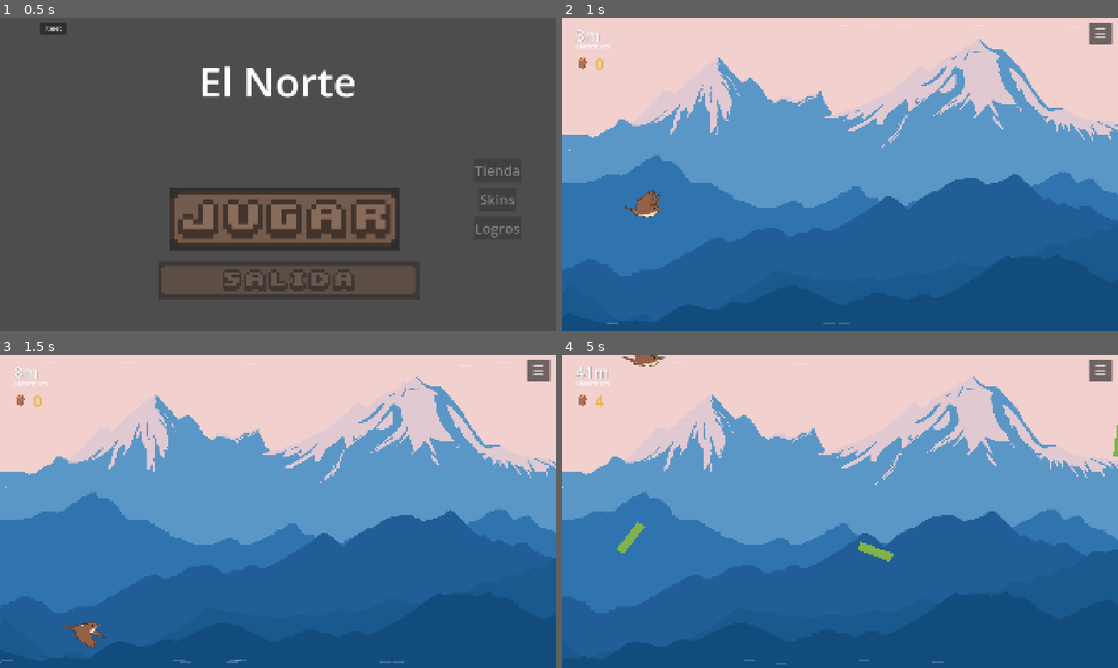
Above: before the commit, frames 1-4 (two rows, left to right).
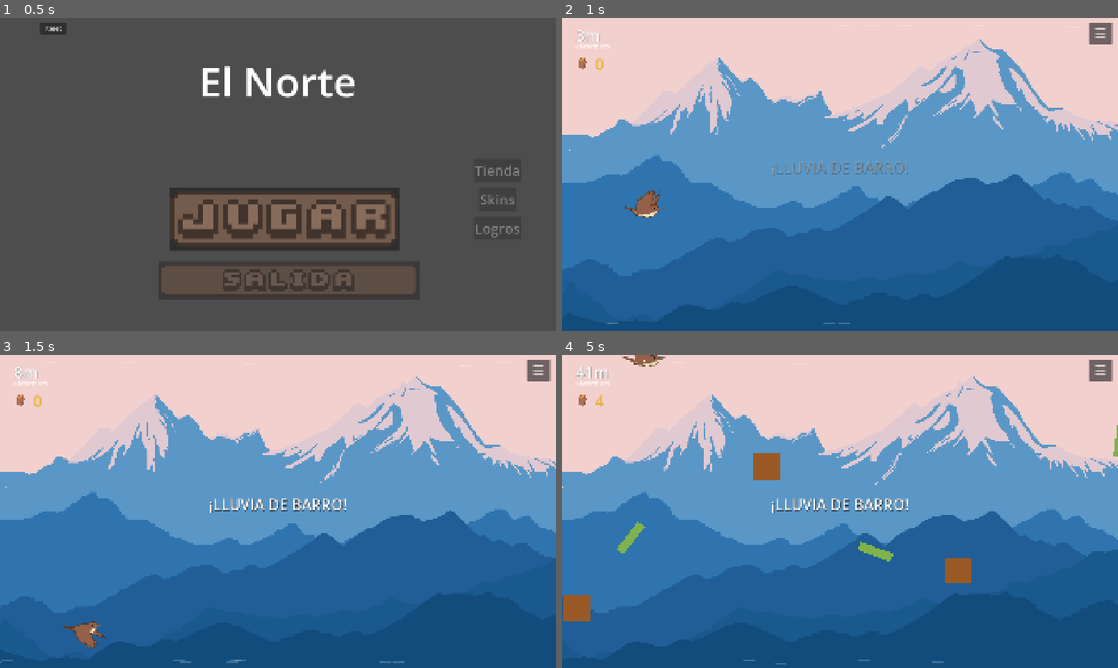
Above: after the commit, the same moments.

Repository: TomasMoreno21/El-Norte
Game: Godot game, scene res://scenes/menu/menu.tscn
The game is run twice, just before and just after one commit, with the same random seed, the same clock (stepped at 60 frames per second) and the same inputs.
Inputs (mouse positions are in pixels of both pictures, inside the frame that each line leads up to):
- Up to frame 1 (0.5 s): no input
- Up to frame 2 (1 s): click (845, 218) at 0.5 s
- Up to frame 3 (1.5 s): tap Enter at 1.25 s; move the mouse to (400, 495) at 1.27 s; hold D from 1.28 s (still down); tap Tab at 1.35 s; click (400, 495) at 1.42 s
- Up to frame 4 (5 s): tap Space at 1.52, 1.82, 2.27, 2.57, 3.77, 4.07, 4.52, 4.82 s; move the mouse to (728, 527) at 2.02 s; release D at 2.03 s; hold S 2.03-2.78 s; tap Q at 2.1 s; move the mouse to (895, 442) at 2.77 s; hold D 2.78-3.53 s; tap E at 2.85 s; move the mouse to (812, 574) at 3.52 s; hold W 3.53-4.28 s; tap Z at 3.6 s; click (812, 574) at 3.67 s; move the mouse to (1006, 558) at 4.27 s; hold A from 4.28 s (still down); tap X at 4.35 s

Frame 1 is identical in both runs. In frame 2, 0.4% of the frame differs, in the area x 37-63%, y 45-51%; in frame 3, 0.6%; in frame 4, 1.8%, in the area x 0-74%, y 1-86%.

Commit message:
lluvia de barro: 6s duracion, spawn alternado 250-450/700-900, intervalo 1s, shake camara 8.0

Diff:
--- a/scenes/hud/hud.gd
+++ b/scenes/hud/hud.gd
@@ -109,11 +109,14 @@
 	powerup_label.text = "  ".join(parts)
 
 func flash_milestone() -> void:
+	var strips := [milestone_flash.get_node("Top"), milestone_flash.get_node("Bottom"), milestone_flash.get_node("Left"), milestone_flash.get_node("Right")]
 	milestone_flash.visible = true
-	var mat := milestone_flash.material as ShaderMaterial
-	mat.set_shader_parameter("flash_alpha", 0.25)
+	for s in strips:
+		s.modulate.a = 0.2
 	var tween := create_tween()
-	tween.tween_method(func(a): mat.set_shader_parameter("flash_alpha", a), 0.25, 0.0, 0.5).set_ease(Tween.EASE_OUT)
+	tween.set_parallel(true)
+	for s in strips:
+		tween.tween_property(s, "modulate:a", 0.0, 0.4).set_ease(Tween.EASE_OUT)
 	tween.tween_callback(func(): milestone_flash.visible = false)
 
 func show_storm(active: bool) -> void:
--- a/scenes/hud/hud.tscn
+++ b/scenes/hud/hud.tscn
@@ -95,14 +95,40 @@
 text = "!"
 horizontal_alignment = 1
 
-[node name="MilestoneFlash" type="ColorRect" parent="."]
+[node name="MilestoneFlash" type="Control" parent="."]
 visible = false
 anchors_preset = 15
 anchor_right = 1.0
 anchor_bottom = 1.0
 mouse_filter = 2
-color = Color(0, 1, 0, 1)
-material = SubResource("MatFlash")
+
+[node name="Top" type="ColorRect" parent="MilestoneFlash"]
+anchors_preset = 0
+anchor_right = 1.0
+offset_bottom = 30.0
+color = Color(0, 1, 0, 1)
+
+[node name="Bottom" type="ColorRect" parent="MilestoneFlash"]
+anchors_preset = 0
+anchor_top = 1.0
+anchor_right = 1.0
+anchor_bottom = 1.0
+offset_top = -30.0
+color = Color(0, 1, 0, 1)
+
+[node name="Left" type="ColorRect" parent="MilestoneFlash"]
+anchors_preset = 0
+anchor_bottom = 1.0
+offset_right = 30.0
+color = Color(0, 1, 0, 1)
+
+[node name="Right" type="ColorRect" parent="MilestoneFlash"]
+anchors_preset = 0
+anchor_left = 1.0
+anchor_right = 1.0
+anchor_bottom = 1.0
+offset_left = -30.0
+color = Color(0, 1, 0, 1)
 
 [node name="TransitionLabel" type="Label" parent="." unique_id=1750067253]
 visible = false
--- a/scenes/main/main.gd
+++ b/scenes/main/main.gd
@@ -26,8 +26,13 @@
 var rafaga_time := 0.0
 var calma_active := false
 var calma_time := 0.0
+var lluvia_active := false
+var lluvia_time := 0.0
+var _lluvia_spawn_timer := 0.0
+var _lluvia_bola_top := true
 var last_rafaga_distance := 0.0
 var last_calma_distance := 0.0
+var last_lluvia_distance := 0.0
 var last_check_dist := 0
 var storms_in_run := 0
 var run_bolas := 0
@@ -69,6 +74,9 @@
 const CALMA_COOLDOWN := 800.0
 const CALMA_CHANCE := 0.25
 const CALMA_DURATION := 5.0
+const LLUVIA_INTERVAL := 2500.0
+const LLUVIA_CHANCE := 0.15
+const LLUVIA_DURATION := 6.0
 const REVIVE_COST := 200
 const REVIVE_REWIND := 150.0
 
@@ -121,6 +129,7 @@
 	revive_popup.revived.connect(_on_revive)
 	revive_popup.rejected.connect(_on_revive_reject)
 	hud.update_bolas(DataManager.bolas_balance)
+	start_lluvia()
 	var mods := DataManager.get_bird_modifiers()
 	bird_speed_mult = mods["speed_mult"]
 	bird_kiwi_bonus = mods["kiwi_bonus"]
@@ -184,6 +193,37 @@
 	DataManager.calmas_survived += 1
 	_update_encounter_mode()
 
+func start_lluvia() -> void:
+	lluvia_active = true
+	lluvia_time = 0.0
+	_lluvia_spawn_timer = 0.0
+	hud.show_transition_message("¡LLUVIA DE BARRO!")
+	_update_encounter_mode()
+
+func _spawn_lluvia_bola() -> void:
+	_lluvia_spawn_timer += get_process_delta_time()
+	if _lluvia_spawn_timer < 1.0:
+		return
+	_lluvia_spawn_timer = 0.0
+	if not bola_scene:
+		return
+	var bola := bola_scene.instantiate()
+	bola.speed = get_speed(difficulty_dist)
+	if _lluvia_bola_top:
+		bola.position = Vector2(2100, randf_range(700, 900))
+	else:
+		bola.position = Vector2(2100, randf_range(250, 450))
+	_lluvia_bola_top = not _lluvia_bola_top
+	bola.amount = 2 if x2_bolas_active else 1
+	bola.collected.connect(_on_bola_collected)
+	bola.add_to_group("bola")
+	add_child(bola)
+
+func end_lluvia() -> void:
+	lluvia_active = false
+	hud.hide_transition_message()
+	_update_encounter_mode()
+
 func _update_encounter_mode() -> void:
 	if not turbo_effect:
 		return
@@ -201,7 +241,7 @@
 func _on_player_flapped() -> void:
 	if in_storm or turbo_active:
 		return
-	shake_strength = 6.0
+	shake_strength = 8.0
 
 func _on_player_died() -> void:
 	DataManager.deaths += 1
@@ -242,6 +282,11 @@
 		last_calma_distance = distance
 		if randf() < CALMA_CHANCE:
 			start_calma()
+
+	if not lluvia_active and not calma_active and not rafaga_active and not in_storm and distance >= 500 and distance - last_lluvia_distance >= LLUVIA_INTERVAL:
+		last_lluvia_distance = distance
+		if randf() < LLUVIA_CHANCE:
+			start_lluvia()
 
 	kiwi_cooldown_timer += delta
 
@@ -276,6 +321,12 @@
 		calma_time += delta
 		if calma_time >= CALMA_DURATION:
 			end_calma()
+
+	if lluvia_active:
+		lluvia_time += delta
+		_spawn_lluvia_bola()
+		if lluvia_time >= LLUVIA_DURATION:
+			end_lluvia()
 
 	if shield_active:
 		shield_remaining = shield_duration_max - (now - shield_start_time) / 1000.0
@@ -465,7 +516,7 @@
 func _on_bola_timer_timeout() -> void:
 	if not player.alive or not bola_scene or $Background.in_transition:
 		return
-	if randf() >= BOLA_SPAWN_CHANCE:
+	if not lluvia_active and randf() >= BOLA_SPAWN_CHANCE:
 		return
 
 	var bola := bola_scene.instantiate()
@@ -507,6 +558,7 @@
 	next_storm_distance = floor(distance / STORM_INTERVAL) * STORM_INTERVAL + STORM_INTERVAL
 	last_rafaga_distance = distance
 	last_calma_distance = distance
+	last_lluvia_distance = distance
 
 	for obs in get_tree().get_nodes_in_group("obstacle"):
 		obs.queue_free()
@@ -525,9 +577,22 @@
 	if calma_active:
 		calma_active = false
 		_update_encounter_mode()
+	if lluvia_active:
+		lluvia_active = false
+		hud.hide_transition_message()
+		_update_encounter_mode()
+	if turbo_active:
+		turbo_active = false
+		turbo_effect.set_normal_mode()
+		hud.update_powerups(0.0, 0.0, false)
+	if shield_active:
+		shield_active = false
+		player.set_shield(false)
+		hud.update_powerups(0.0, 0.0, false)
 
 	shield_active = false
 	turbo_active = false
+	lluvia_active = false
 	x2_palitos_active = false
 	x2_bolas_active = false
 	miniatura_active = false
--- a/scenes/player/player.gd
+++ b/scenes/player/player.gd
@@ -51,20 +51,20 @@
 	_feather_particles.name = "FeatherParticles"
 	_feather_particles.one_shot = true
 	_feather_particles.emitting = false
-	_feather_particles.amount = 10
-	_feather_particles.lifetime = 0.6
+	_feather_particles.amount = 14
+	_feather_particles.lifetime = 1.0
 	_feather_particles.explosiveness = 0.9
 	_feather_particles.local_coords = false
 
 	var mat := ParticleProcessMaterial.new()
 	mat.direction = Vector3(-0.3, -1, 0)
-	mat.spread = 35.0
-	mat.gravity = Vector3(0, 150, 0)
-	mat.initial_velocity_min = 40.0
-	mat.initial_velocity_max = 90.0
-	mat.scale_min = 0.5
-	mat.scale_max = 1.0
-	mat.color = Color(0.95, 0.88, 0.75, 0.85)
+	mat.spread = 30.0
+	mat.gravity = Vector3(0, 60, 0)
+	mat.initial_velocity_min = 50.0
+	mat.initial_velocity_max = 120.0
+	mat.scale_min = 0.7
+	mat.scale_max = 1.3
+	mat.color = Color(0.95, 0.88, 0.75, 1.0)
 	mat.angle_min = 0.0
 	mat.angle_max = 360.0
 	mat.angular_velocity_min = -180.0
Not shown, changed: MEMORY.md
